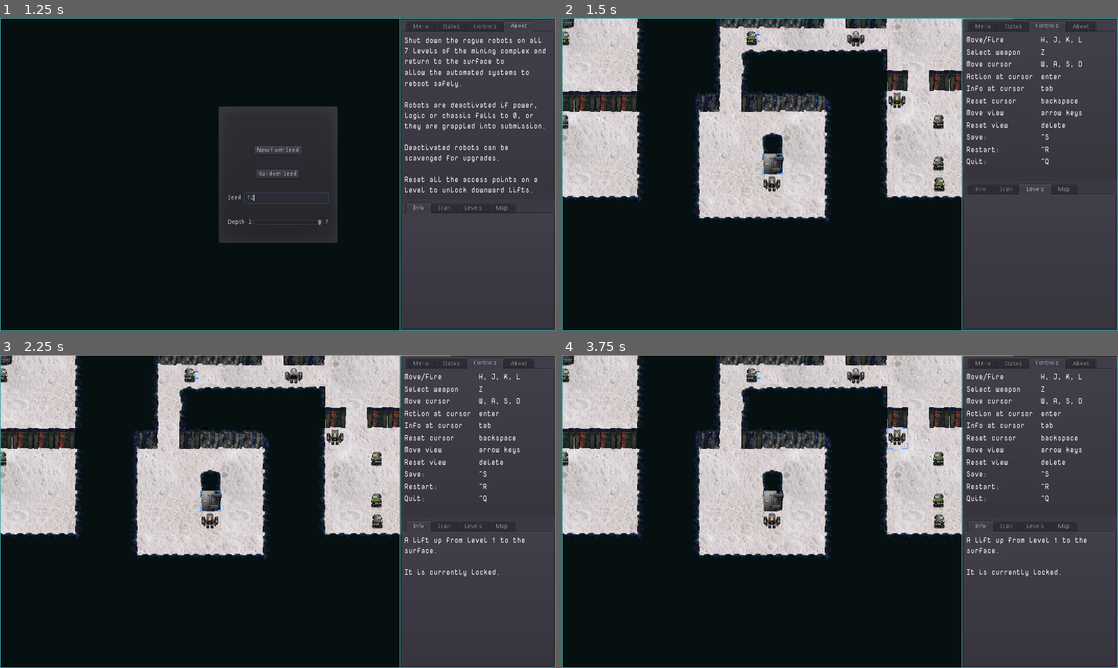
Above: before the commit, frames 1-4 (two rows, left to right).
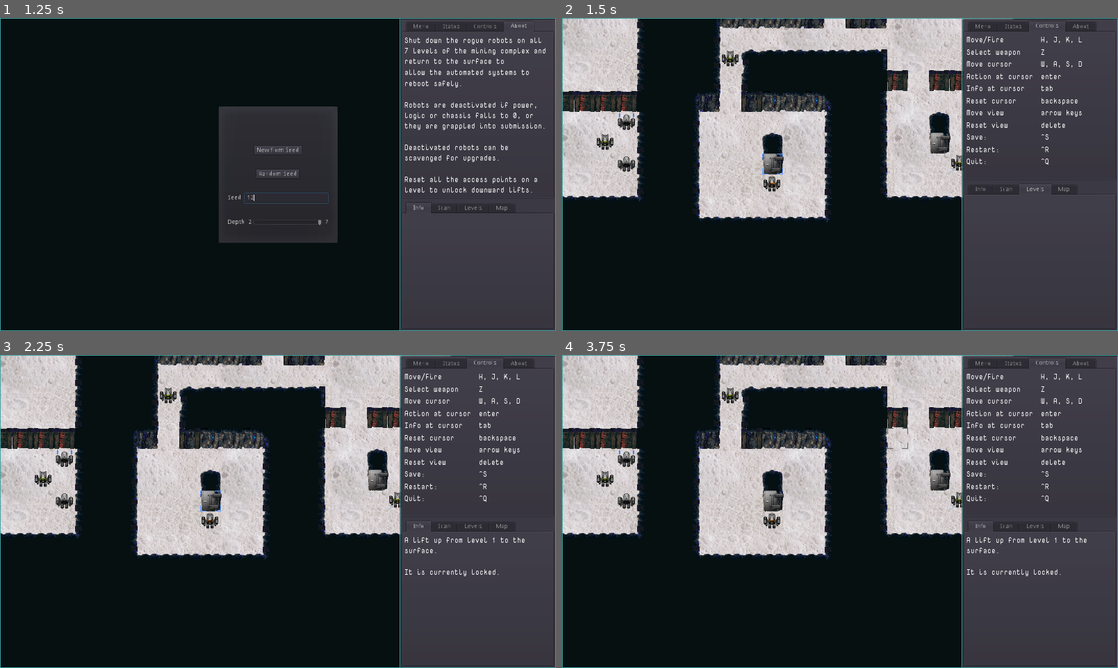
Above: after the commit, the same moments.

Repository: sarrowsmith/quasidroid
Game: Godot game, scene res://Main.tscn
The game is run twice, just before and just after one commit, with the same random seed, the same clock (stepped at 60 frames per second) and the same inputs.
Inputs (mouse positions are in pixels of both pictures, inside the frame that each line leads up to):
- Up to frame 1 (1.25 s): click (289, 199) at 0.52 s; type "12" at 0.6 s
- Up to frame 2 (1.5 s): click "New from Seed" at 1.25 s
- Up to frame 3 (2.25 s): tap Enter at 2 s; move the mouse to (400, 495) at 2.02 s; tap R at 2.1 s; click (400, 495) at 2.17 s
- Up to frame 4 (3.75 s): tap Delete (map_reset) at 2.75 s; move the mouse to (728, 527) at 2.77 s; hold S 2.78-3.53 s; tap Q at 2.85 s; tap Backspace (cursor_reset) at 3.5 s; move the mouse to (895, 442) at 3.52 s; tap U at 3.6 s

Frame 1 is identical in both runs. In frame 2, 1.5% of the frame differs, in the area x 0-73%, y 0-56%; in frame 3, 1.5%; in frame 4, 1.6%.

Commit message:
Hopefully fix hang on generation problem, at tiny cost of generating incomplete games.

Diff:
--- a/levels/Level.gd
+++ b/levels/Level.gd
@@ -91,19 +91,25 @@
 
 func place_features():
 	var n_lifts = (3 if rooms else 2) if level < world.world_depth else 1
+	var separation = 10
 	while len(lifts) < n_lifts:
-		while true:
-			var probe = Vector2(
-				Util.randi_range(1, map.map_w - 1),
-				Util.randi_range(1, map.map_h - 1))
-			for l in lifts:
-				if probe.distance_squared_to(l.location) < 100:
-					probe = null
+		var lift_n = len(lifts)
+		while lift_n == len(lifts) and separation > 5:
+			for _i in $Caves.iterations:
+				var probe = Vector2(
+					Util.randi_range(1, map.map_w - 1),
+					Util.randi_range(1, map.map_h - 1))
+				for l in lifts:
+					if probe.distance_squared_to(l.location) < separation * separation:
+						probe = null
+						break
+				if probe and check_nearby(probe.x, probe.y, 2)[FLOOR] == 25:
+					lifts.append(new_lift(probe))
+					access[probe] = null
 					break
-			if probe and check_nearby(probe.x, probe.y, 2)[FLOOR] == 25:
-				lifts.append(new_lift(probe))
-				access[probe] = null
-				break
+			separation -= 1
+		if separation <= 5:
+			break # Better an incomplete game than a hung one?
 	var n_access = Util.randi_range(4, 8)
 	for _n in n_access:
 		for _i in range($Caves.iterations):
@@ -134,7 +140,7 @@
 func generate_rogues():
 	var n_rogues = Util.randi_range(15, 25)
 	while len(rogues) < n_rogues:
-		while true:
+		for _i in $Caves.iterations:
 			var probe = Vector2(
 				Util.randi_range(1, map.map_w - 1),
 				Util.randi_range(1, map.map_h - 1))
--- a/robots/Player.gd
+++ b/robots/Player.gd
@@ -12,7 +12,7 @@
 	is_player = true
 	base = "0"
 	stats = Stats.new()
-	stats.equipment.weapons.append("Blade")
+	stats.equipment.weapons.append("Plasma")
 	baseline = stats.stats.duplicate()
 	add_to_group("player")
 
--- a/robots/Robot.gd
+++ b/robots/Robot.gd
@@ -113,7 +113,7 @@
 		if not is_player:
 			return
 		direction = level.cursor.location - location
-	if combat >= WEAPON:
+	if weapons.get_range() > 1:
 		if direction == Vector2.ZERO:
 			direction = facing
 		shoot(direction)
--- a/robots/Stats.gd
+++ b/robots/Stats.gd
@@ -38,7 +38,6 @@
 	speed = 1,
 }
 var type_name = ""
-var weapon = 6
 var level = 1
 
 
--- a/robots/Weapons.gd
+++ b/robots/Weapons.gd
@@ -4,16 +4,16 @@
 enum {GRAPPLE, RAM, BLADE, PROBE, PROJECTILE, EMP}
 
 const stats_map = {
-	Grapple = ["grapple", GRAPPLE],
-	Ram = ["ram", RAM],
-	Blade = ["thermal lance", BLADE],
-	Probe = ["logic probe", PROBE],
-	Plasma = ["plasma beam", BLADE],
-	Laser = ["laser", BLADE],
-	Dual = ["plasma barrage", BLADE],
-	Ion = ["ion cannon", RAM],
-	Projectile = ["rail gun", PROJECTILE],
-	EMP = ["EMP", EMP],
+	Grapple = ["grapple", GRAPPLE, 1],
+	Ram = ["ram", RAM, 1],
+	Blade = ["thermal lance", BLADE, 1],
+	Probe = ["logic probe", PROBE, 1],
+	Plasma = ["plasma beam", BLADE, 6],
+	Laser = ["laser", BLADE, 6],
+	Dual = ["plasma barrage", BLADE, 6],
+	Ion = ["ion cannon", RAM, 6],
+	Projectile = ["rail gun", PROJECTILE, 6],
+	EMP = ["EMP", EMP, 6],
 }
 
 var location = Vector2.ZERO
@@ -27,10 +27,15 @@
 	return stats_map[owner.get_weapon()][1]
 
 
+func get_range():
+	return stats_map[owner.get_weapon()][2]
+
+
 func shoot():
 	match owner.level.location_type(location):
 		Level.FLOOR:
-			if location.distance_squared_to(owner.location) < owner.stats.weapon * owner.stats.weapon:
+			var weapon_range = get_range()
+			if location.distance_squared_to(owner.location) < weapon_range * weapon_range:
 				return false
 			else:
 				owner.state = Robot.IDLE if owner.moves else Robot.DONE # Otherwise handled by shot->hit
